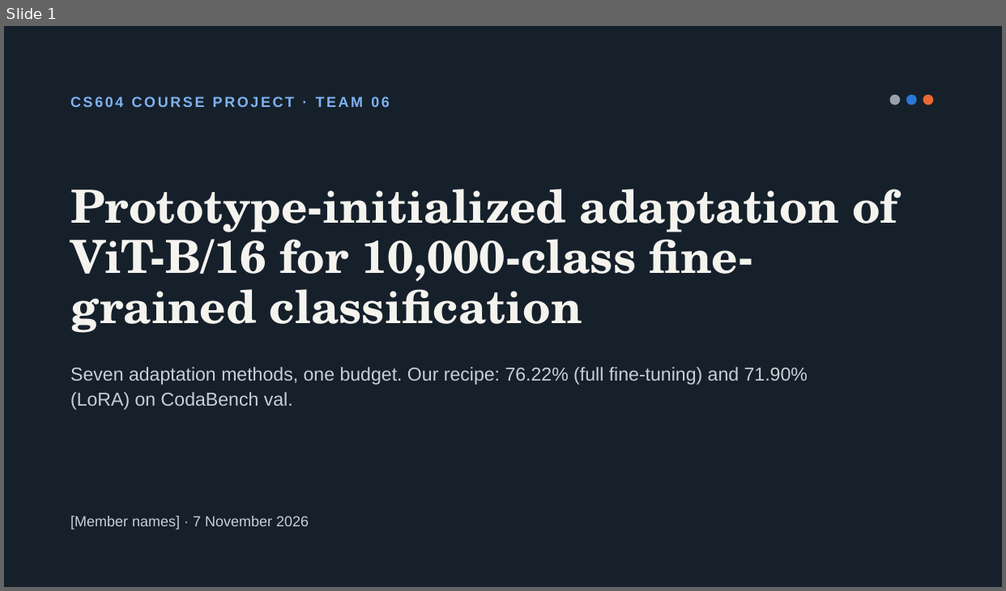
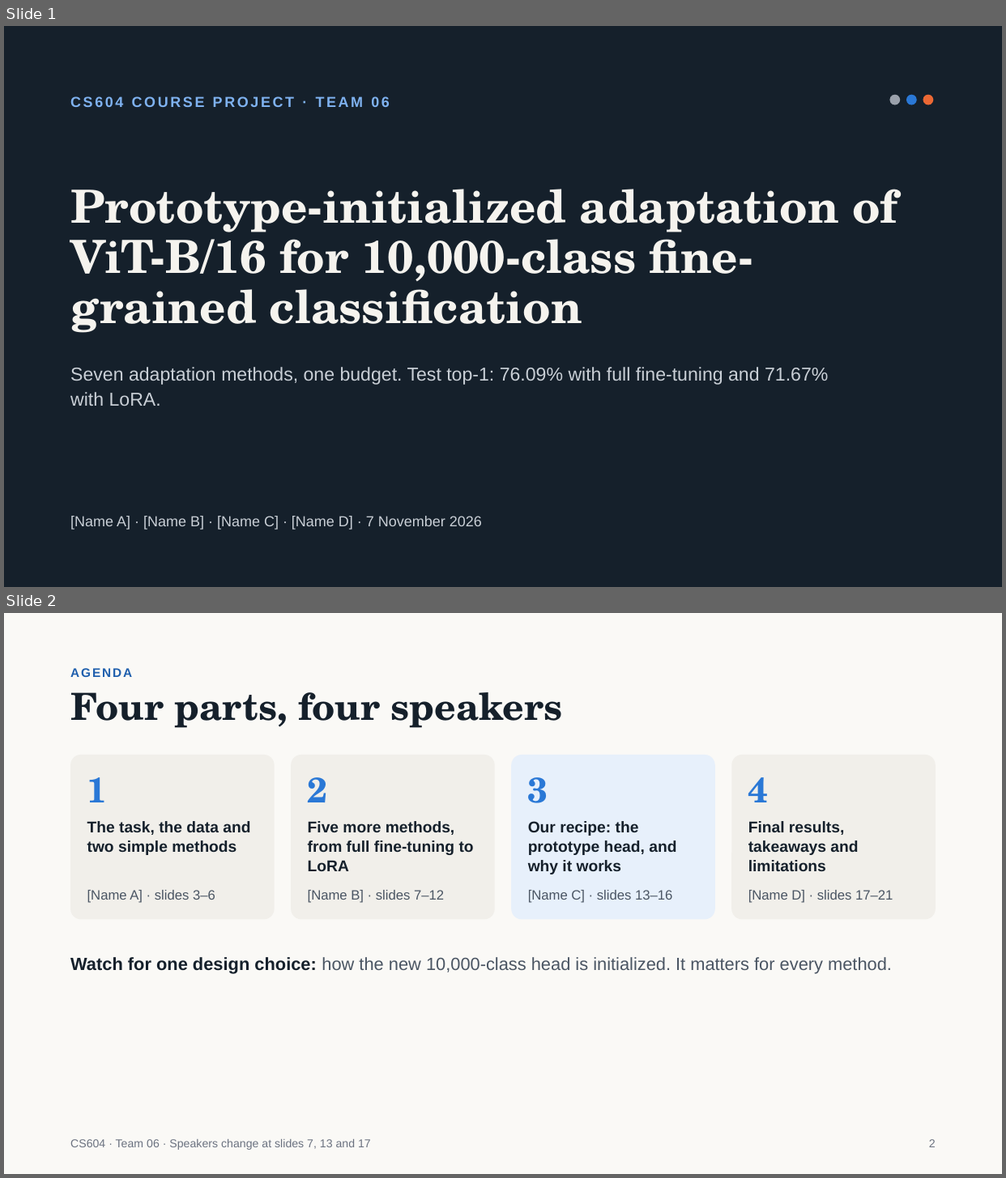
Before and after one commit to jiaobuchong/deep-cv, a slide deck: cs604_team06_slides.pptx. Shown one above the other, each under a label of ours: slide 1 before the commit, slides 1 and 2 after it. The pictures are 1006x591 and 1006x1178 pixels, drawn with LibreOffice and Linux fonts; fonts in the diff are those of the drawing. Boxes give left, top, right and bottom in pixels: in the first picture for what was removed or moved away, otherwise in the second. Text is boxed around its words. In the diff, an @@ line names an element or a change of style, - is before the commit and + after.

```diff
--- a/cs604_team06_slides.pptx
+++ b/cs604_team06_slides.pptx
@@ slide 2 added at <box>4,613,1002,1174</box>, background #FAF9F6 @@
@@ text added at <box>70,668,132,677</box>, 12 pt, text #1F5FAD, bold @@
+AGENDA
@@ title added at <box>70,692,563,728</box>, 36 pt, text #15202B, bold @@
+Four parts, four speakers
@@ rounded rectangle added at <box>70,755,275,919</box>, fill #F1EFEA @@
@@ rounded rectangle added at <box>291,755,494,919</box>, fill #F1EFEA @@
@@ rounded rectangle added at <box>512,755,715,919</box>, fill #E7F0FB @@
@@ rounded rectangle added at <box>731,755,936,919</box>, fill #F1EFEA @@
@@ text added at <box>87,777,108,803</box>, 34 pt, text #2A78D6, bold @@
+1
@@ text added at <box>308,777,328,803</box>, 34 pt, text #2A78D6, bold @@
+2
@@ text added at <box>528,777,548,803</box>, 34 pt, text #2A78D6, bold @@
+3
@@ text added at <box>748,777,769,803</box>, 34 pt, text #2A78D6, bold @@
+4
@@ text added at <box>87,821,250,855</box>, 15 pt, text #15202B, bold @@
+The task, the data and two simple methods
@@ text added at <box>308,821,474,871</box>, 15 pt, text #15202B, bold @@
+Five more methods, from full fine-tuning to LoRA
@@ text added at <box>528,821,676,875</box>, 15 pt, text #15202B, bold @@
+Our recipe: the prototype head, and why it works
@@ text added at <box>748,821,858,871</box>, 15 pt, text #15202B, bold @@
+Final results, takeaways and limitations
@@ text added at <box>87,890,215,903</box>, 13 pt, text #4A5563 @@
+[Name A] · slides 3–6
@@ text added at <box>308,890,444,903</box>, 13 pt, text #4A5563 @@
+[Name B] · slides 7–12
@@ text added at <box>528,890,672,903</box>, 13 pt, text #4A5563 @@
+[Name C] · slides 13–16
@@ text added at <box>748,890,893,903</box>, 13 pt, text #4A5563 @@
+[Name D] · slides 17–21
@@ text added at <box>70,957,892,974</box>, 17 pt, text #4A5563 @@
+Watch for one design choice: how the new 10,000-class head is initialized. It matters for every method.
@@ text added at <box>70,1139,371,1150</box>, 11 pt, text #6B7280 @@
+CS604 · Team 06 · Speakers change at slides 7, 13 and 17
@@ text added at <box>929,1139,936,1148</box>, 11 pt, text #6B7280 @@
+2
@@ slide 1 changed as well @@
@@ text at <box>70,367,828,406</box>: text changed @@
-Seven adaptation methods, one budget. Our recipe: 76.22% (full fine-tuning) and 71.90% (LoRA) on CodaBench val.
+Seven adaptation methods, one budget. Test top-1: 76.09% with full fine-tuning and 71.67% with LoRA.
@@ text at <box>70,516,482,530</box>: text changed @@
-[Member names] · 7 November 2026
+[Name A] · [Name B] · [Name C] · [Name D] · 7 November 2026
```
Also in this commit, not shown: 17 other slides changed, 4 other slides added, 1 slide removed, 51 other files.
